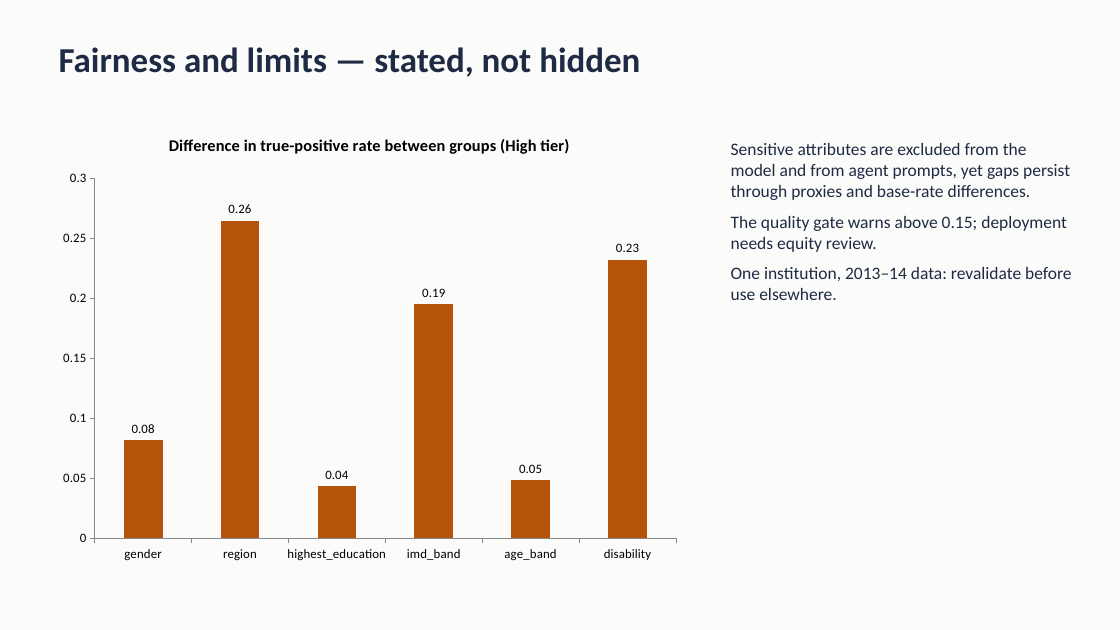
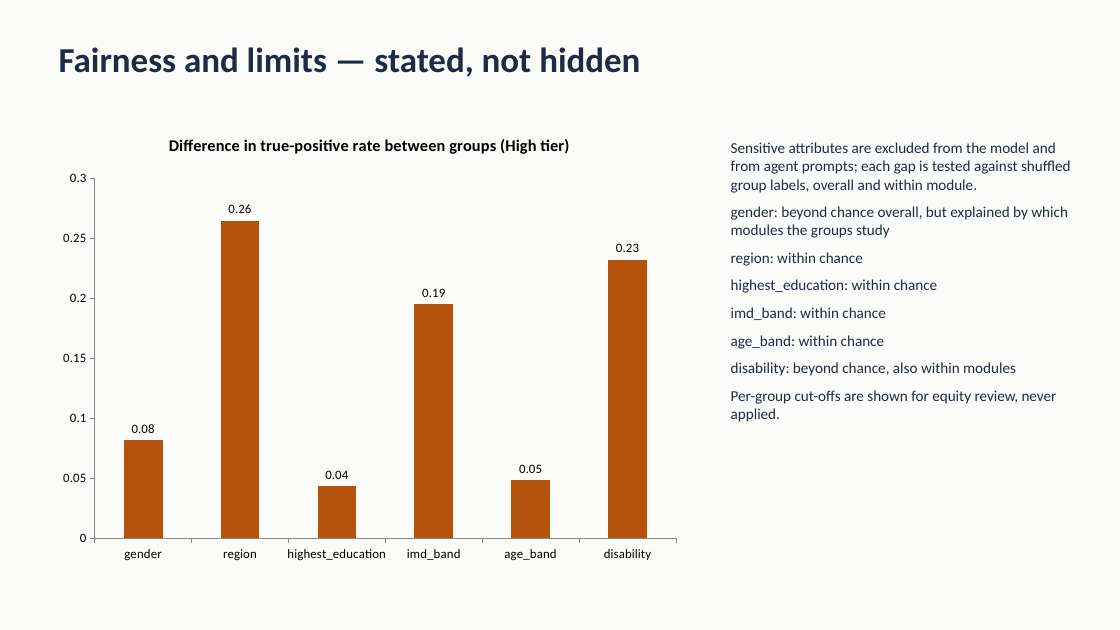
Before and after one commit to stealthynugget/student_success_assistant, a slide deck: slide 14 of docs/Student_Success_Assistant_10min.pptx (slide 12 before the commit). Drawn at 1120x630 pixels with LibreOffice and Linux fonts; fonts in the diff are those of the drawing. Boxes give left, top, right and bottom in pixels: in the first picture for what was removed or moved away, otherwise in the second. Text is boxed around its words. In the diff, an @@ line names an element or a change of style, - is before the commit and + after.

```diff
--- a/docs/Student_Success_Assistant_10min.pptx
+++ b/docs/Student_Success_Assistant_10min.pptx
@@ text at box(731, 142, 1071, 422): text changed; size 15 to 13 pt @@
-Sensitive attributes are excluded from the model and from agent prompts, yet gaps persist through proxies and base-rate differences.
-The quality gate warns above 0.15; deployment needs equity review.
-One institution, 2013–14 data: revalidate before use elsewhere.
+Sensitive attributes are excluded from the model and from agent prompts; each gap is tested against shuffled group labels, overall and within module.
+gender: beyond chance overall, but explained by which modules the groups study
+region: within chance
+highest_education: within chance
+imd_band: within chance
+age_band: within chance
+disability: beyond chance, also within modules
+Per-group cut-offs are shown for equity review, never applied.
```
Also in this commit, not shown: 3 other slides changed, 2 slides added, 32 other files.
